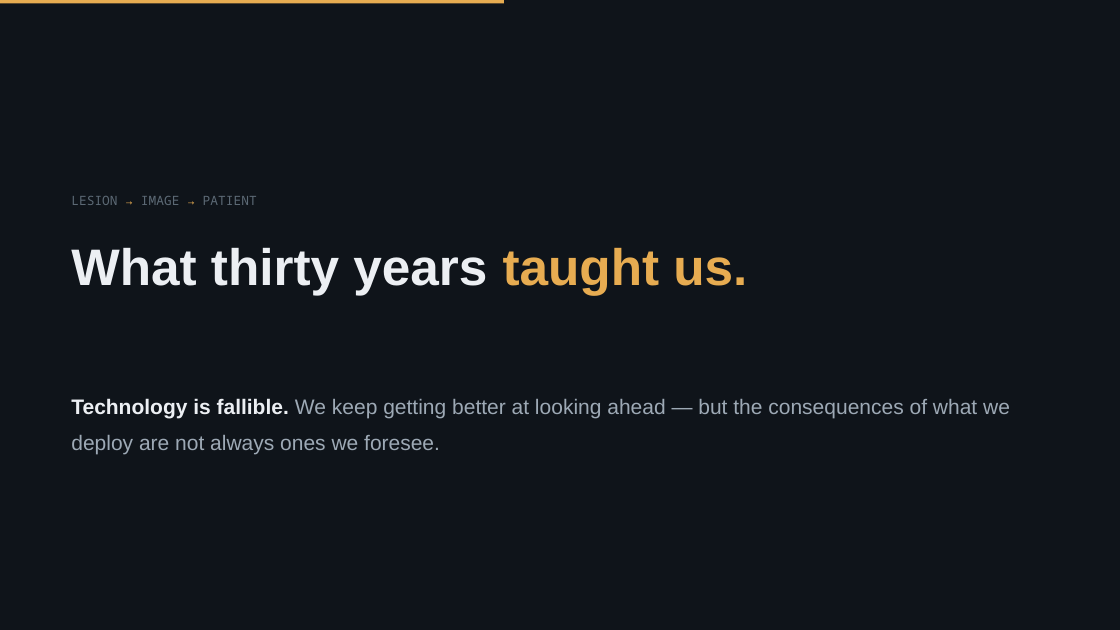
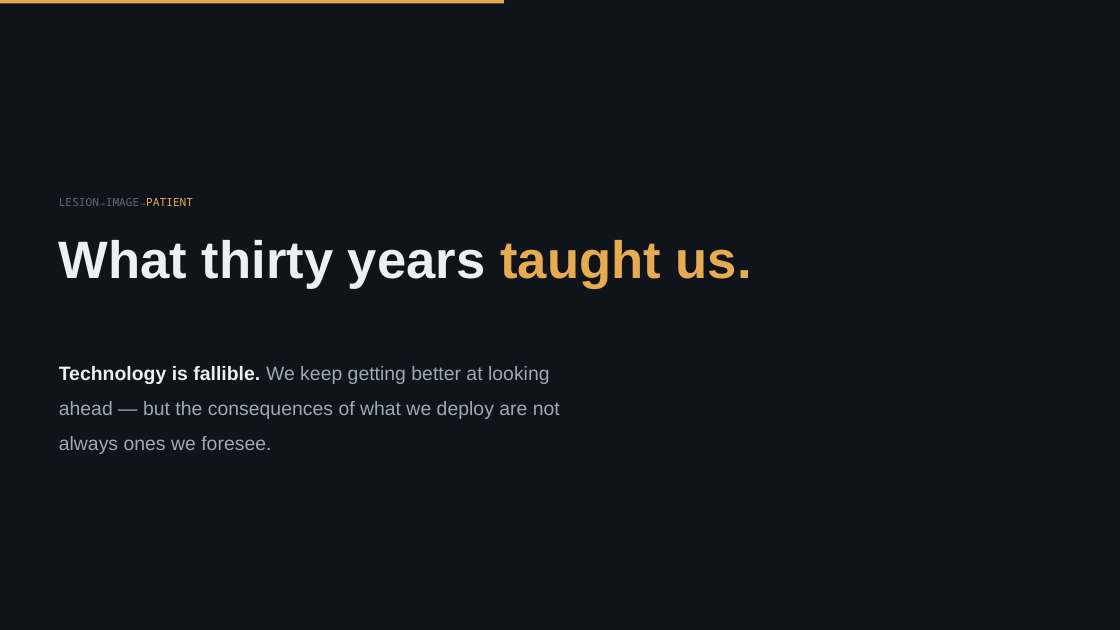
Before and after one commit to Emory-HITI/Mammo, a slide deck: slide 1 of keynote-iwbi-2026/pptx/sections/IWBI2026_Trivedi_07_close.pptx. Drawn at 1120x630 pixels with LibreOffice and Linux fonts; fonts in the diff are those of the drawing; background and template pictures are left out. Boxes give left, top, right and bottom in pixels: in the first picture for what was removed or moved away, otherwise in the second. Text is boxed around its words. In the diff, an @@ line names an element or a change of style, - is before the commit and + after.

```diff
--- a/keynote-iwbi-2026/pptx/sections/IWBI2026_Trivedi_07_close.pptx
+++ b/keynote-iwbi-2026/pptx/sections/IWBI2026_Trivedi_07_close.pptx
@@ text at (59, 198, 193, 206): text changed; size 11 to 9.6 pt @@
-LESION → IMAGE → PATIENT
+LESION→IMAGE→PATIENT
@@ text "What thirty years taught us.": place and size @@
-text "What thirty years taught us." at (71, 247, 747, 295)
+text "What thirty years taught us." at (59, 240, 752, 288)
@@ text "What thirty years taught us." at (59, 240, 752, 288): size 44 to 45.1 pt; line spacing 1.05 to 1.03 @@
@@ text "Technology is fallible. We keep ...": place and size @@
-text "Technology is fallible. We keep ..." at (71, 398, 1010, 455)
+text "Technology is fallible. We keep ..." at (59, 366, 560, 454)
@@ text "Technology is fallible. We keep ..." at (59, 366, 560, 454): size 18 to 16.7 pt; line spacing 1.45 to 1.5 @@
```
Also in this commit, not shown: 4 other slides changed, 3 other files.
